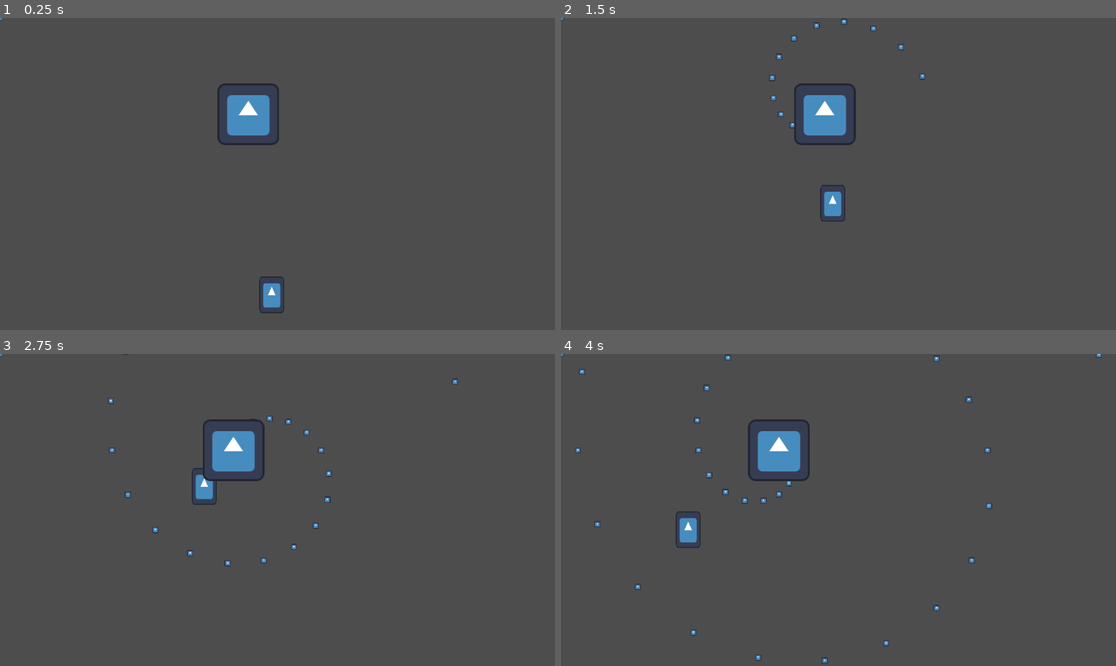
Above: before the commit, frames 1-4 (two rows, left to right).
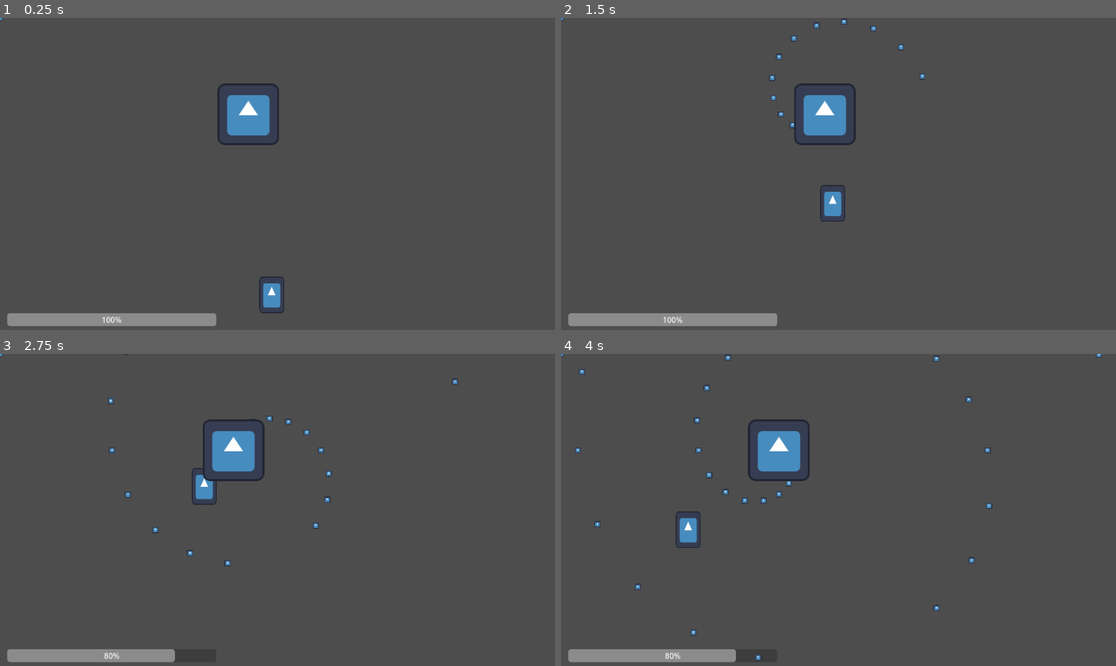
Above: after the commit, the same moments.

Repository: AustereTriceratops/BulletHellEngine
Game: Godot game, scene res://levels/level.tscn
The game is run twice, just before and just after one commit, with the same random seed, the same clock (stepped at 60 frames per second) and the same inputs. The engine's default icon, where the game draws it, is replaced by a stand-in: a white triangle on a blue panel in a dark square.
Inputs:
- Up to frame 1 (0.25 s): no input
- Up to frame 2 (1.5 s): hold W (player_up) from 0.53 s (still down)
- Up to frame 3 (2.75 s): release W (player_up) at 2.03 s; hold A (player_left) from 2.03 s (still down)
- Up to frame 4 (4 s): release A (player_left) at 3.53 s; hold S (player_down) from 3.53 s (still down)

The runs differ from the first frame. In frame 1, 1.6% of the frame differs, in the area x 1-39%, y 94-99%; in frame 2, 1.6%; in frame 3, 1.3%; in frame 4, 1.3%.

Commit message:
healthbar and damage from bullets

Diff:
--- a/bullets/Bullet.tscn
+++ b/bullets/Bullet.tscn
@@ -5,7 +5,7 @@
 
 [sub_resource type="CircleShape2D" id="CircleShape2D_v23sg"]
 
-[node name="Bullet" type="RigidBody2D"]
+[node name="Bullet" type="RigidBody2D" groups=["enemy_bullets"]]
 collision_layer = 2
 collision_mask = 0
 gravity_scale = 2.66454e-15
--- a/levels/level.tscn
+++ b/levels/level.tscn
@@ -1,8 +1,9 @@
-[gd_scene load_steps=4 format=3 uid="uid://cwy74via8ycqp"]
+[gd_scene load_steps=5 format=3 uid="uid://cwy74via8ycqp"]
 
 [ext_resource type="Script" path="res://levels/level.gd" id="1_2twt2"]
 [ext_resource type="PackedScene" uid="uid://detv1axhdgtlh" path="res://bullets/Bullet.tscn" id="2_3u8gd"]
 [ext_resource type="PackedScene" uid="uid://gnsp8mu4u6ch" path="res://player/Player.tscn" id="3_wkmk4"]
+[ext_resource type="Script" path="res://ui/uiManager.gd" id="4_pwtq4"]
 
 [node name="Level" type="Node2D"]
 script = ExtResource("1_2twt2")
@@ -15,3 +16,16 @@
 
 [node name="Player" parent="." instance=ExtResource("3_wkmk4")]
 position = Vector2(564, 575)
+
+[node name="UI" type="Control" parent="."]
+layout_mode = 3
+anchors_preset = 0
+script = ExtResource("4_pwtq4")
+
+[node name="Healthbar" type="ProgressBar" parent="UI"]
+offset_left = 15.0
+offset_top = 613.0
+offset_right = 449.0
+offset_bottom = 640.0
+step = 10.0
+value = 100.0
--- a/player/Player.tscn
+++ b/player/Player.tscn
@@ -16,3 +16,6 @@
 
 [node name="CollisionShape2D" type="CollisionShape2D" parent="."]
 shape = SubResource("CircleShape2D_kambq")
+
+[connection signal="area_entered" from="." to="." method="_on_area_entered"]
+[connection signal="body_entered" from="." to="." method="_on_body_entered"]
--- a/player/player.gd
+++ b/player/player.gd
@@ -1,10 +1,30 @@
 extends Area2D
 
+signal damaged(health)
+var uiNode: Node
+var healthbarNode: Node
+
 var speed = 200
+var health = 100
+
+# ========================
+# ==== CUSTOM METHODS ====
+# ========================
+
+func damage():
+	health -= 10
+	damaged.emit(health)
+
+	if health <= 0:
+		print('died')
+		queue_free()
 
 # ========================
 # ===== NODE METHODS =====
 # ========================
+
+func _ready():
+	uiNode = get_tree().get_root().get_node("Level").get_node("UI")
 
 func _process(delta):
 	if Input.is_action_pressed('player_left'):
@@ -15,3 +35,16 @@
 		position.y -= speed * delta
 	if Input.is_action_pressed('player_down'):
 		position.y += speed * delta
+
+func _on_area_entered(area):
+	print(area)
+	if area.is_in_group("enemy_bullets"):
+		print('deal damage')
+		damage()
+
+
+func _on_body_entered(body):
+	print(body)
+	if body.is_in_group("enemy_bullets"):
+		damage()
+		body.queue_free()
--- /dev/null
+++ b/ui/uiManager.gd
@@ -0,0 +1,10 @@
+extends Control
+
+var playerNode: Node
+
+func update_healthbar(health):
+	$Healthbar.set_value(health)
+
+func _ready():
+	playerNode = get_tree().get_root().get_node("Level").get_node("Player")
+	playerNode.damaged.connect(update_healthbar);
